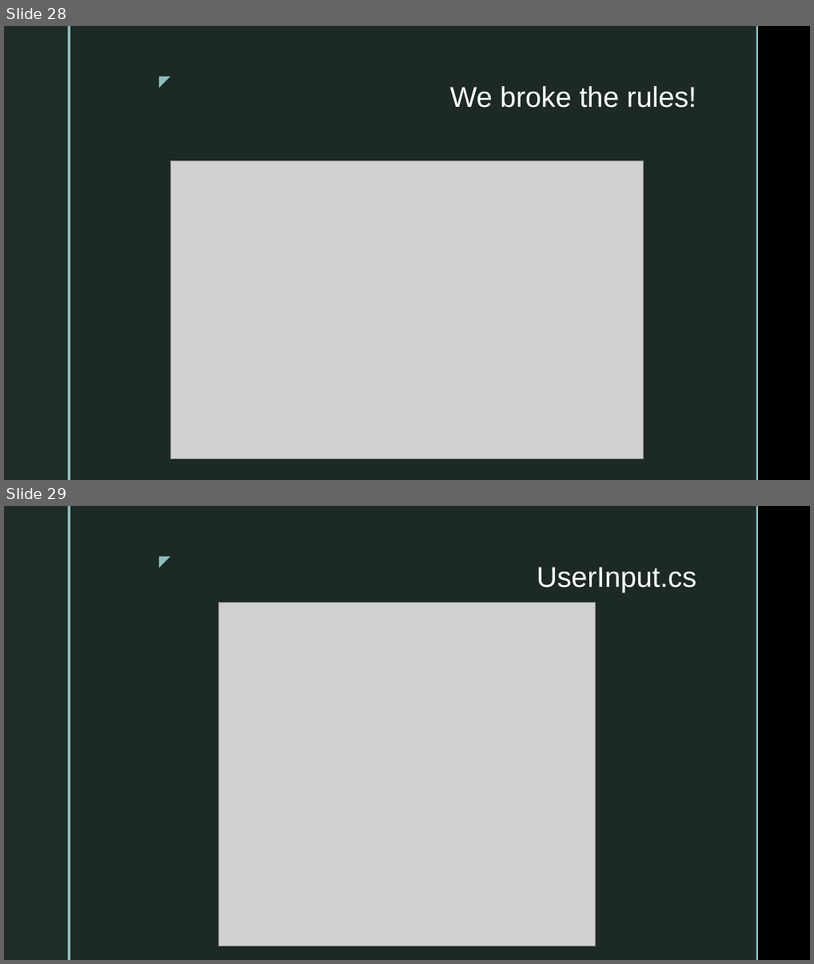
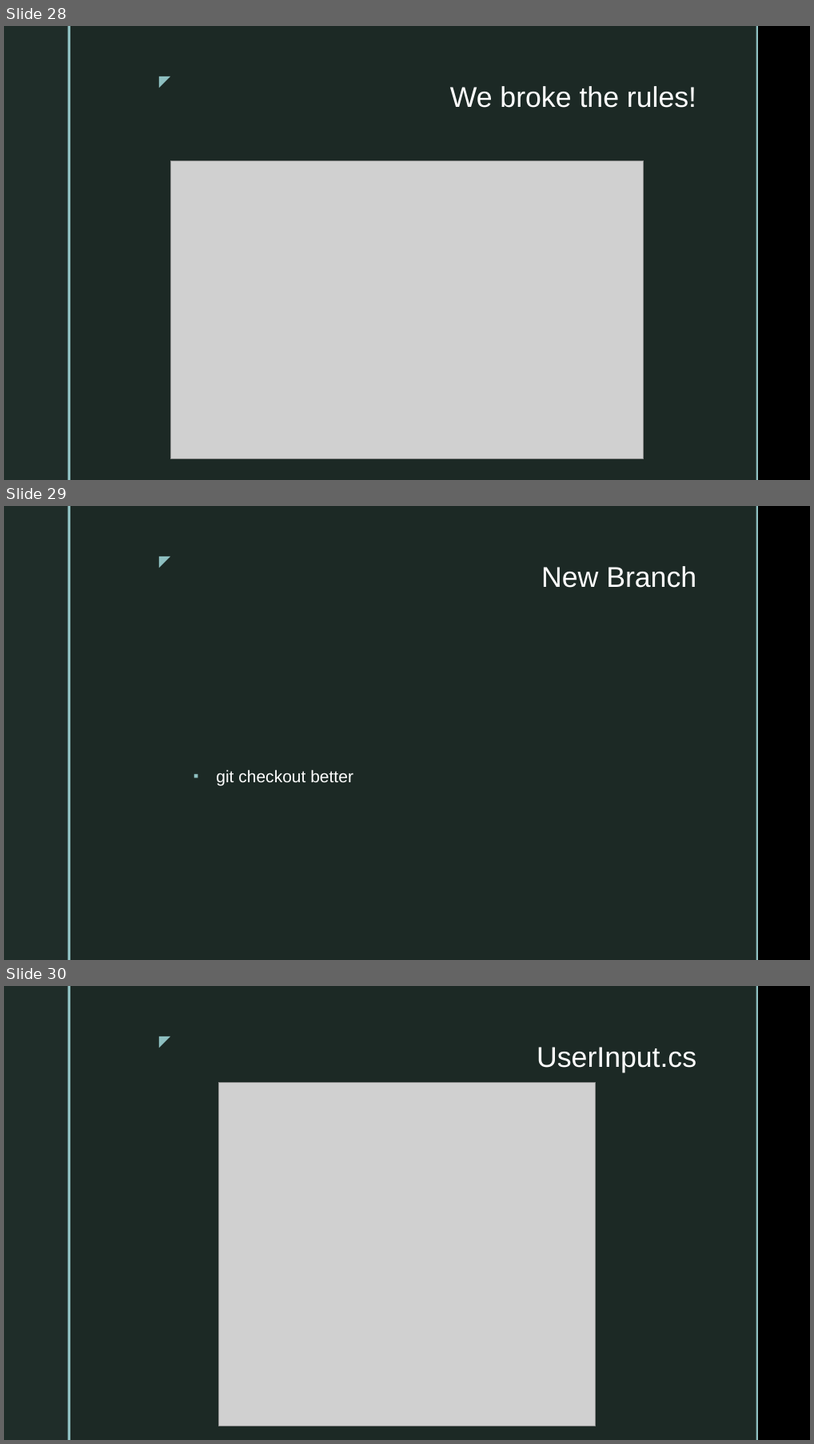
Before and after one commit to mvphelps/SingleTestabilityPrinciple, a slide deck: SingleTestabilityPrinciple.pptx. Shown one above the other, each under a label of ours: slides 28 and 29 before the commit, slides 28, 29 and 30 after it. The pictures are 814x964 and 814x1444 pixels, drawn with LibreOffice and Linux fonts; fonts in the diff are those of the drawing; grey boxes stand for pictures; background and template pictures are left out. Boxes give left, top, right and bottom in pixels: in the first picture for what was removed or moved away, otherwise in the second. Text is boxed around its words. In the diff, an @@ line names an element or a change of style, - is before the commit and + after.

Commit message:
pres updates

```diff
--- a/SingleTestabilityPrinciple.pptx
+++ b/SingleTestabilityPrinciple.pptx
@@ slide 29 added at <box>4,506,810,960</box>, background picture (left out); not listed: 5 template elements that a slide beside it also shows @@
@@ title added at <box>542,566,697,588</box>, 34 pt, text #FFFFFF @@
+New Branch
@@ text added at <box>216,769,354,786</box>, 20 pt, text #FFFFFF @@
+▪ git checkout better
@@ what was slide 29 is now slide 30 @@
```
